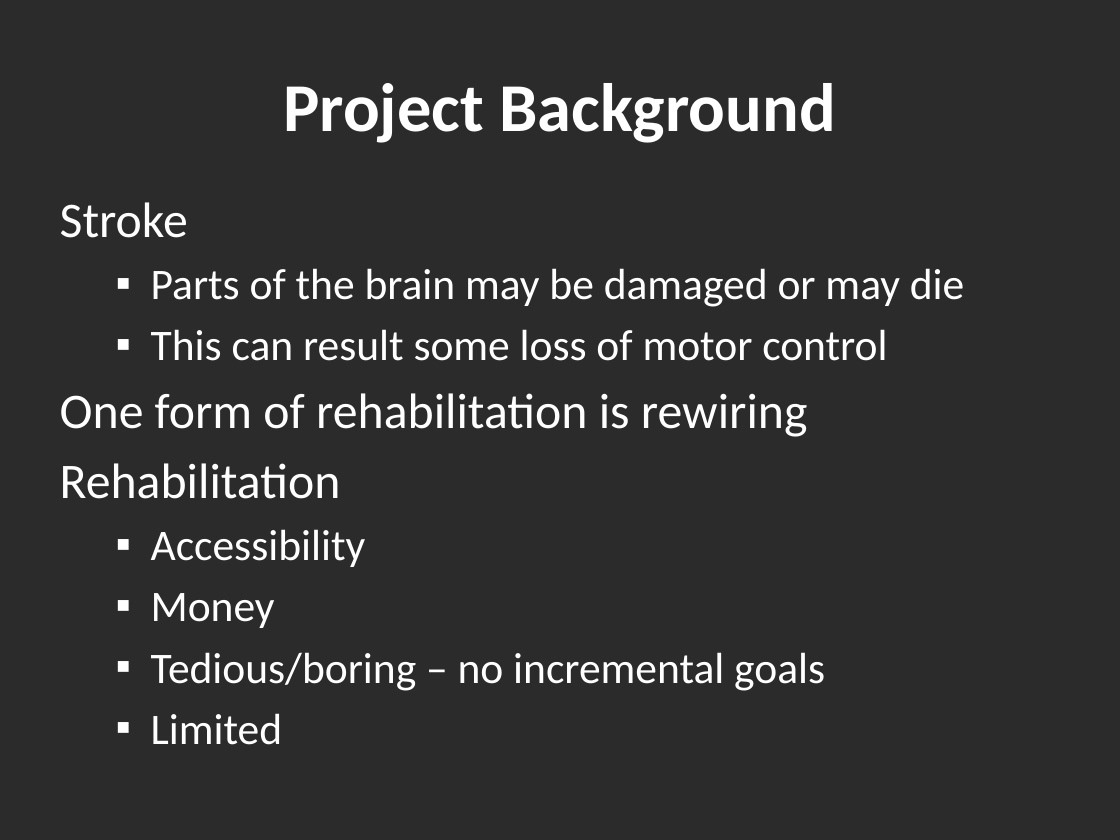
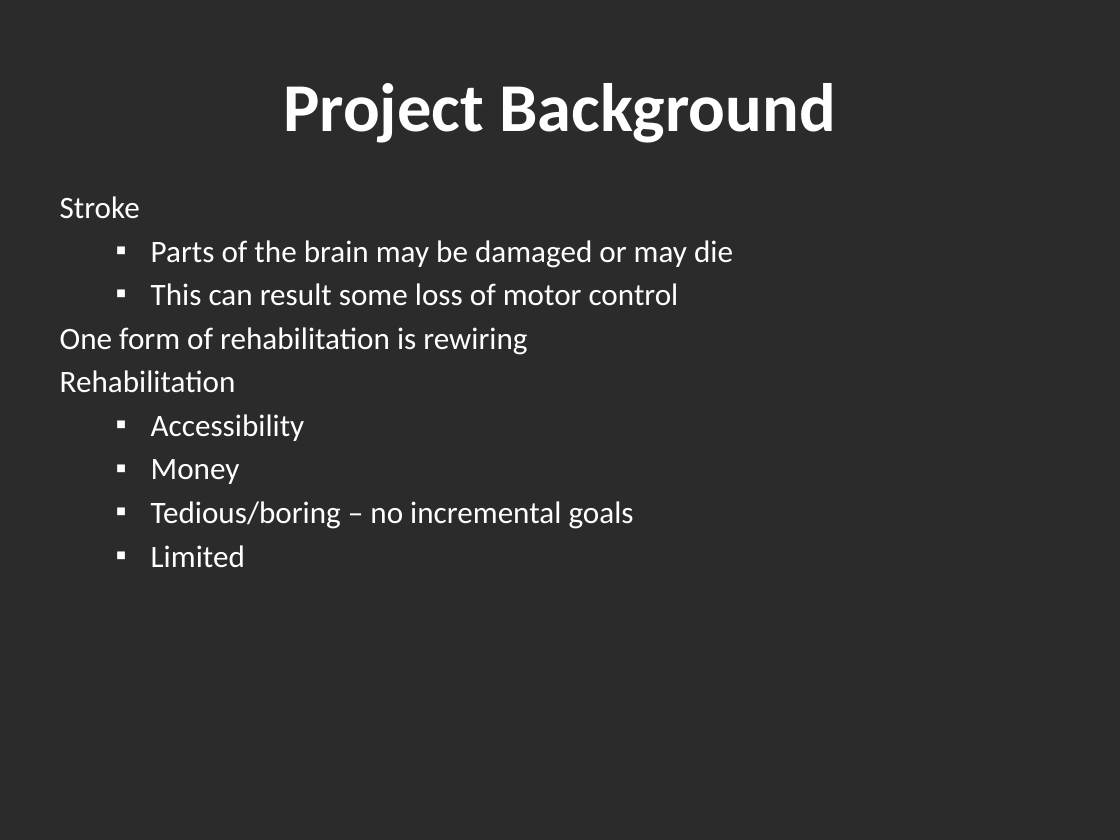
Before and after one commit to Hankli/VirtualEnvironments-Project, a slide deck: slide 4 of Documents/Presentations/Final Presentation v2.pptx. Drawn at 1120x840 pixels with LibreOffice and Linux fonts; fonts in the diff are those of the drawing; background and template pictures are left out; a plain dark background stands for a picture behind light text. Boxes give left, top, right and bottom in pixels: in the first picture for what was removed or moved away, otherwise in the second. Text is boxed around its words. In the diff, an @@ line names an element or a change of style, - is before the commit and + after.

```diff
--- a/Documents/Presentations/Final Presentation v2.pptx
+++ b/Documents/Presentations/Final Presentation v2.pptx
@@ text "Stroke" at [60, 196, 733, 568]: size 32 to 20 pt in "Stroke", "One form of rehabilitation is rewiring", "Rehabilitation"; size 28 to 20 pt in "Parts of the brain may be damaged ...", "This can result some loss of motor ...", "Accessibility", "Money" and 2 more places; less space between paragraphs @@
```
Also in this commit, not shown: 16 other slides changed, 7 other files.
